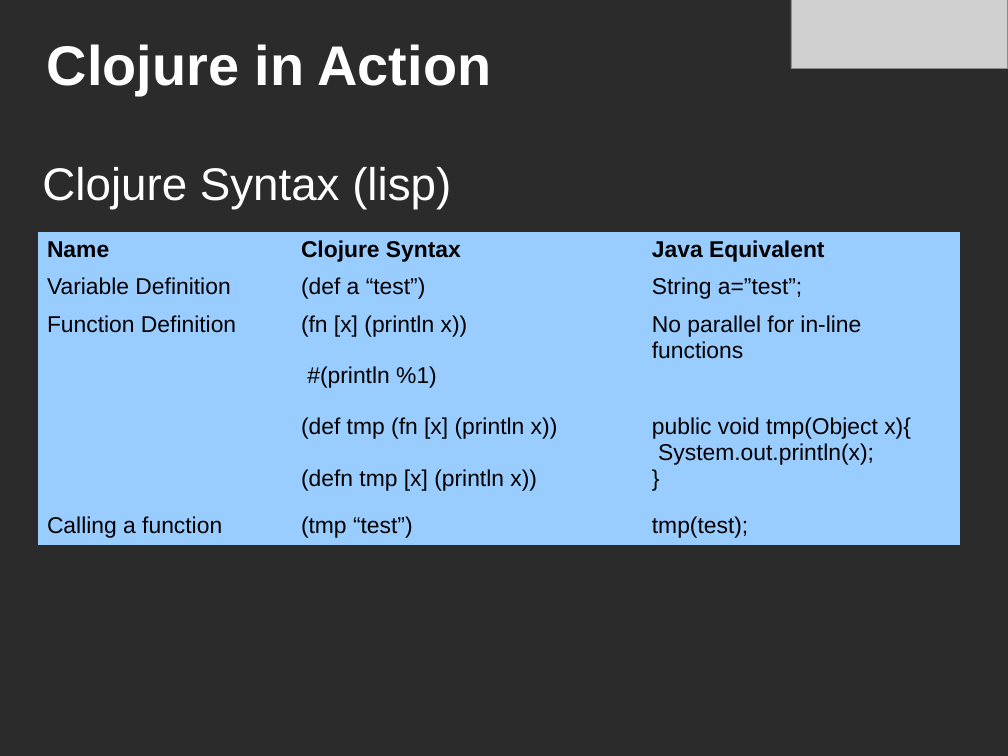
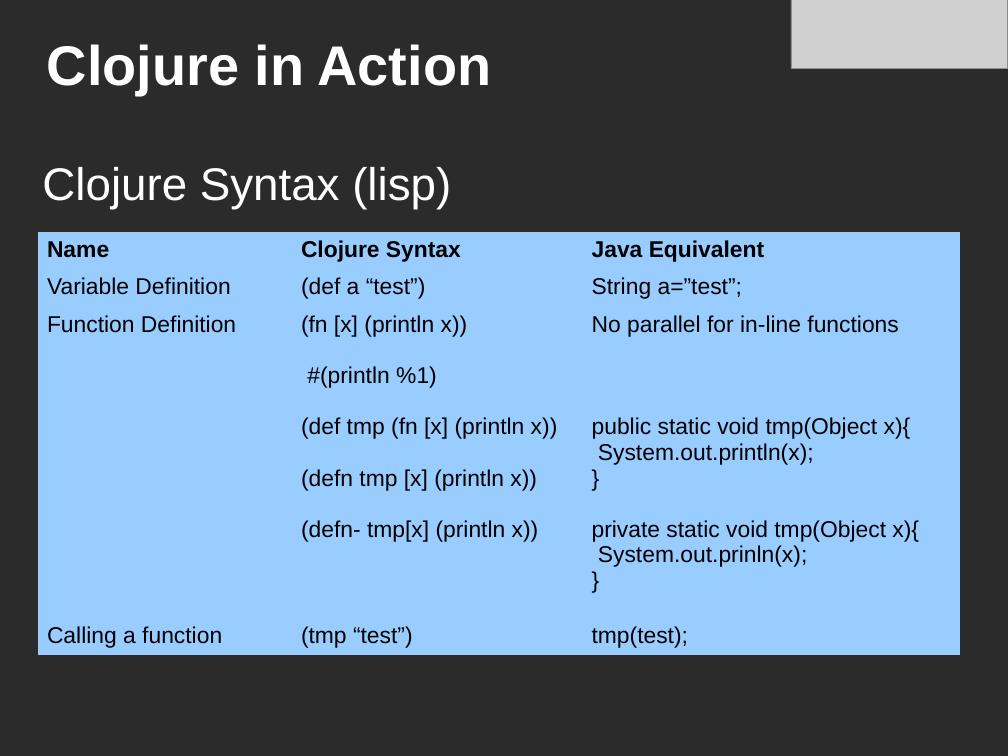
Before and after one commit to cincy-functional-programmers/cincyfp-presentations, a slide deck: slide 4 of jun-2011/clojure-in-action-cincyfp.odp. Drawn at 1008x756 pixels with LibreOffice and Linux fonts; fonts in the diff are those of the drawing; grey boxes stand for pictures; background and template pictures are left out; a plain dark background stands for a picture behind light text. Boxes give left, top, right and bottom in pixels: in the first picture for what was removed or moved away, otherwise in the second. Text is boxed around its words. In the diff, an @@ line names an element or a change of style, - is before the commit and + after.

```diff
--- a/jun-2011/clojure-in-action-cincyfp.odp
+++ b/jun-2011/clojure-in-action-cincyfp.odp
@@ table at bbox=[38, 232, 961, 652] @@
-row 3, column 2: (fn [x] (println x)) / #(println %1) / (def tmp (fn [x] (println x)) / (defn tmp [x] (println x))
+row 3, column 2: (fn [x] (println x)) / #(println %1) / (def tmp (fn [x] (println x)) / (defn tmp [x] (println x)) / (defn- tmp[x] (println x))
-row 3, column 3: No parallel for in-line functions / public void tmp(Object x){ / System.out.println(x); / }
+row 3, column 3: No parallel for in-line functions / public static void tmp(Object x){ / System.out.println(x); / } / private static void tmp(Object x){ / System.out.prinln(x); / }
```
Also in this commit, not shown: 1 other slide changed, 6 slides added, 2 slides removed.
